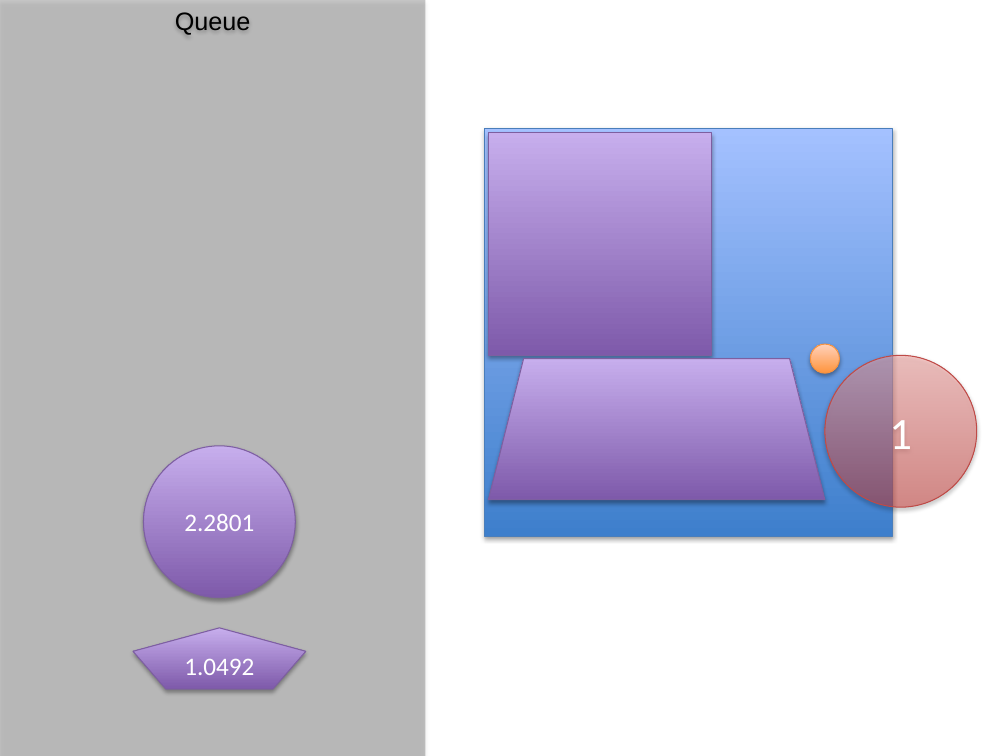
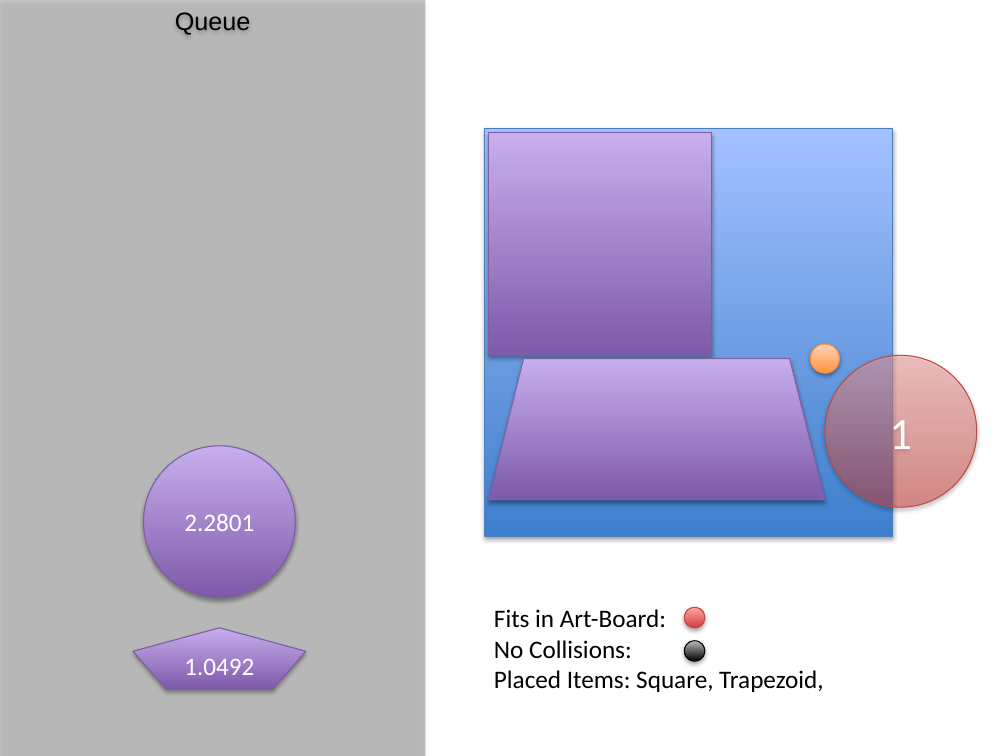
Before and after one commit to StJohn3D/santaCode2014, a slide deck: slide 9 of SantaCode_2014_StJohn.pptx. Drawn at 1008x756 pixels with LibreOffice and Linux fonts; fonts in the diff are those of the drawing. Boxes give left, top, right and bottom in pixels: in the first picture for what was removed or moved away, otherwise in the second. Text is boxed around its words. In the diff, an @@ line names an element or a change of style, - is before the commit and + after.

```diff
--- a/SantaCode_2014_StJohn.pptx
+++ b/SantaCode_2014_StJohn.pptx
@@ text added at <box>494,609,824,692</box>, 18 pt, text #000000 @@
+Fits in Art-Board:
+No Collisions:
+Placed Items: Square, Trapezoid,
@@ ellipse added at <box>684,608,705,628</box>, fill gradient #D1403C to #FFA6A5, outline #BF4C48 0.75 pt @@
@@ ellipse added at <box>684,641,705,661</box>, fill gradient #000000 to #BDBDBD, outline #000000 0.75 pt @@
```
Also in this commit, not shown: 12 other slides changed.
